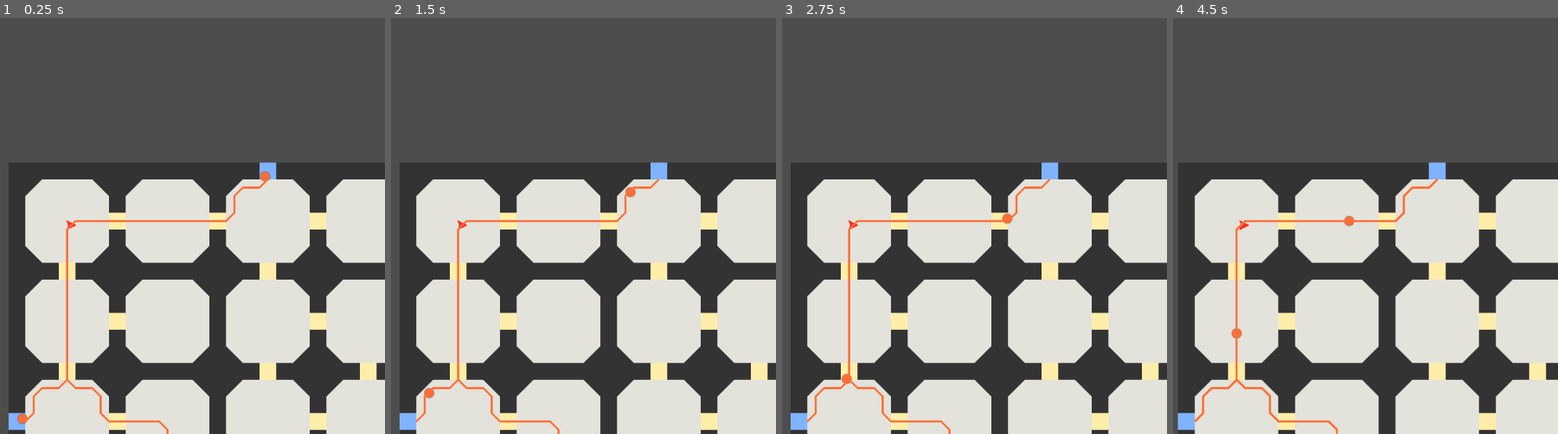
Above: before the commit, frames 1-4 (left to right).
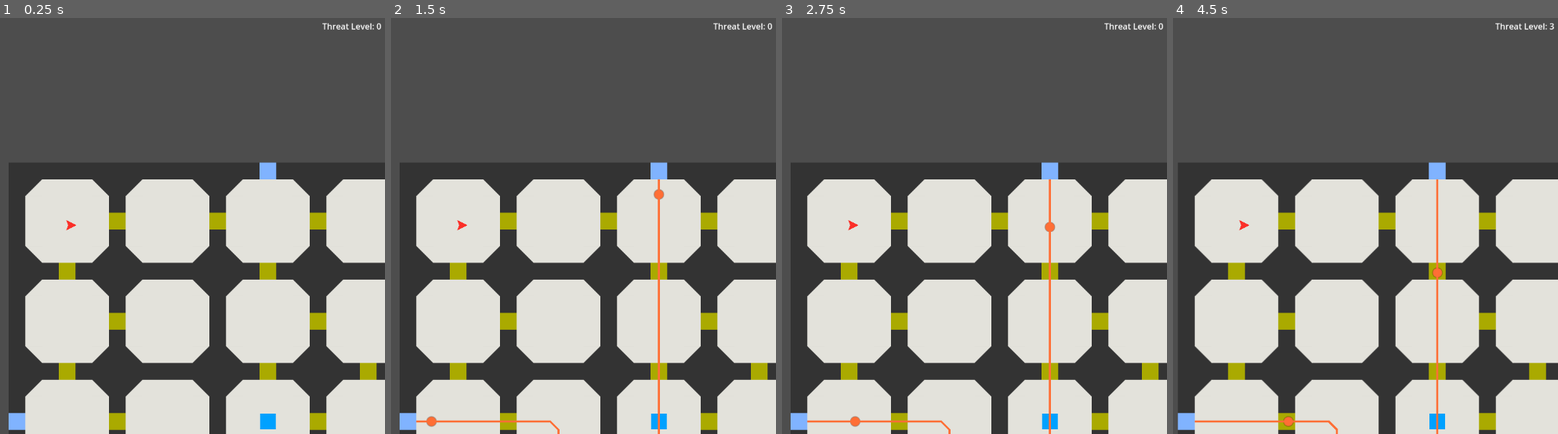
Above: after the commit, the same moments.

Repository: hyearchom/intruder-alert
Game: Godot game, scene res://hra.tscn
Two runs of this game, one before a commit and one after it. Both use one fixed random seed, a clock stepped at 60 frames per second and the inputs below.
Inputs:
- Up to frame 1 (0.25 s): no input
- Up to frame 2 (1.5 s): tap Enter (noc, bound only after the commit) at 0.5, 0.6 s; tap E (polozit, bound only after the commit) at 0.8, 1.35 s
- Up to frame 3 (2.75 s): tap Q (zvednout, bound only after the commit) at 1.55, 2.1 s; tap Enter (noc, bound only after the commit) at 2.3 s
- Up to frame 4 (4.5 s): tap A (doleva) at 2.85 s; tap E (polozit, bound only after the commit) at 3.05 s; tap D (doprava) at 3.6 s; tap Q (zvednout, bound only after the commit) at 3.8 s; tap W (dopredu) at 4.35 s

The runs differ from the first frame. In frame 1, 3.4% of the frame differs, in the area x 4-99%, y 1-100%; in frame 2, 3.8%; in frame 3, 3.7%; in frame 4, 3.9%, in the area x 5-99%, y 1-100%.

Commit message:
Pridany predmety, pocitani skore
- pridam cilovy predmet pro hledani soupere
- dvere nyni rozpoznaji pruchod soupere

- potreba vylepsit navigaci v uzkych prostorach

Diff:
--- a/Hrac.gd
+++ b/Hrac.gd
@@ -1,9 +1,22 @@
 extends CharacterBody2D
+
+signal predmet_zvednut
+signal predmet_polozen
+signal noc_zacala
 
 const RYCHLOST_CHUZE: float = 100.0
 const VELIKOST_OTACENI: float = 4
 
+var inventar: Array
+
+@onready var Celo: Marker2D = $Celo
+
 func _physics_process(_delta: float) -> void:
+	ovladani_pohybu()
+	move_and_slide()
+
+
+func ovladani_pohybu() -> void:
 	var smer_otaceni := Input.get_axis("doleva", "doprava")
 	if smer_otaceni:
 		rotation_degrees += smer_otaceni *VELIKOST_OTACENI
@@ -15,4 +28,26 @@
 	else:
 		velocity = -smer_pohybu *RYCHLOST_CHUZE
 
-	move_and_slide()
+
+func _unhandled_input(event: InputEvent) -> void:
+	if event.is_action_released("zvednout"):
+		predmet_zvednut.emit()
+	elif event.is_action_released("polozit"):
+		predmet_polozen.emit(odebrat_predmet(), Celo.global_position)
+	if event.is_action_released("noc"):
+		noc_zacala.emit()
+
+func odebrat_predmet() -> String:
+	if not inventar:
+		push_warning('Inventář je prázdný')
+		return ''
+
+	var predmet = inventar[0]
+	predmet['mnozstvi'] -= 1
+	if predmet['mnozstvi'] == 0:
+		inventar.erase(predmet)
+	return predmet['nazev']
+
+
+func pridat_predmet(pojmenovani:String, pocet:=int(1)) -> void:
+	inventar.append({'nazev': pojmenovani, 'mnozstvi': pocet})
--- /dev/null
+++ b/Hrozba.gd
@@ -0,0 +1,13 @@
+extends VBoxContainer
+
+var uroven: int
+
+@onready var Pocet: Label = $Pocet
+
+func _ready() -> void:
+	zvysit_uroven(0)
+
+
+func zvysit_uroven(mira:=int(1)) -> void:
+	uroven += mira
+	Pocet.text = 'Threat Level: {0}'.format([str(uroven)])
--- a/Mapa.gd
+++ b/Mapa.gd
@@ -4,11 +4,10 @@
 
 
 func _ready() -> void:
-	vytvorit_mapu()
-	#await get_tree().process_frame
-	#print(ziskat_seznam_globalne(ziskat_vychody()))
+	_vytvorit_mapu()
 
-func vytvorit_mapu(rozmer_mapy:=Vector2i(5,5)) -> void:
+
+func _vytvorit_mapu(rozmer_mapy:=Vector2i(5,5)) -> void:
 	for x in range(rozmer_mapy.x):
 		for y in range(rozmer_mapy.y):
 			pridat_mistnost(Vector2i(x,y))
@@ -81,3 +80,7 @@
 func ziskat_seznam_globalne(souradnice:PackedVector2Array) -> PackedVector2Array:
 	var seznam := Array(souradnice)
 	return seznam.map(ziskat_globalne)
+
+
+func ziskat_stred() -> Vector2i:
+	return Prostory.get_used_rect().get_center()
--- a/Postavy.gd
+++ b/Postavy.gd
@@ -3,14 +3,25 @@
 const SOUPER = preload("res://souper.tscn")
 const CESTA = preload("res://cesta.tscn")
 
+var predmety = {
+	'sejf': preload("res://sejf.tscn"),
+	'dvere': preload("res://dvere.tscn"),
+}
+
 @export var Mapa: Node2D
+
+@onready var Hrac:= get_tree().get_first_node_in_group("hrac")
 
 
 func _ready() -> void:
-	nasadit_soupere(Mapa.ziskat_seznam_globalne(Mapa.ziskat_vychody()), 3)
+	Hrac.predmet_polozen.connect(nasadit_predmet)
+	nasadit_dvere(Mapa.ziskat_seznam_globalne(Mapa.ziskat_dvere()))
+	nasadit_predmet('sejf', Mapa.ziskat_globalne(Mapa.ziskat_stred()))
+	await Hrac.noc_zacala
+	nasadit_soupere(3, Mapa.ziskat_seznam_globalne(Mapa.ziskat_vychody()))
 
 
-func nasadit_soupere(souradnice:Array, pocet:int) -> void:
+func nasadit_soupere(pocet:int, souradnice:Array) -> void:
 	while souradnice.size() > pocet:
 		souradnice.pop_at(randi_range(0, souradnice.size()))
 	for pozice:Vector2i in souradnice:
@@ -22,3 +33,16 @@
 	var prvek := scena.instantiate()
 	add_child(prvek)
 	prvek.position = pozice
+
+
+func nasadit_predmet(nazev:StringName, pozice:Vector2i) -> void:
+	var predmet = predmety.get(nazev)
+	if predmet:
+		pridat_prvek(predmet, pozice)
+	else:
+		push_warning('Předmět není rozpoznám')
+
+
+func nasadit_dvere(souradnice:Array) -> void:
+	for pozice:Vector2i in souradnice:
+		nasadit_predmet('dvere', pozice)
--- /dev/null
+++ b/dvere.gd
@@ -0,0 +1,6 @@
+extends Area2D
+
+@onready var Hrozba := get_tree().get_first_node_in_group("hrozba")
+
+func _pruchod_soupere(_body: Node2D) -> void:
+	Hrozba.zvysit_uroven()
--- /dev/null
+++ b/dvere.tscn
@@ -0,0 +1,20 @@
+[gd_scene load_steps=3 format=3 uid="uid://etab0cdyyyss"]
+
+[ext_resource type="Script" path="res://dvere.gd" id="1_exd8j"]
+
+[sub_resource type="RectangleShape2D" id="RectangleShape2D_lmnnj"]
+size = Vector2(32, 32)
+
+[node name="Dvere" type="Area2D" groups=["dvere"]]
+collision_layer = 0
+collision_mask = 32
+script = ExtResource("1_exd8j")
+
+[node name="CollisionShape2D" type="CollisionShape2D" parent="."]
+shape = SubResource("RectangleShape2D_lmnnj")
+
+[node name="Polygon2D" type="Polygon2D" parent="."]
+color = Color(0.67, 0.67, 0, 1)
+polygon = PackedVector2Array(-16, -16, 16, -16, 16, 16, -16, 16)
+
+[connection signal="body_entered" from="." to="." method="_pruchod_soupere"]
--- a/hra.tscn
+++ b/hra.tscn
@@ -1,9 +1,10 @@
-[gd_scene load_steps=15 format=3 uid="uid://7u568nebn6mm"]
+[gd_scene load_steps=16 format=3 uid="uid://7u568nebn6mm"]
 
 [ext_resource type="Script" path="res://Mapa.gd" id="1_vvfrj"]
 [ext_resource type="Texture2D" uid="uid://h7pp2mrxpd0l" path="res://vzornik.svg" id="2_30wqy"]
 [ext_resource type="Script" path="res://Postavy.gd" id="3_3iflw"]
 [ext_resource type="Script" path="res://Hrac.gd" id="3_l0pdp"]
+[ext_resource type="Script" path="res://Hrozba.gd" id="5_51h2p"]
 
 [sub_resource type="TileMapPattern" id="TileMapPattern_eailf"]
 tile_data = PackedInt32Array(0, 262145, 0, 65536, 262145, 0, 131072, 262145, 0, 196608, 131073, 0, 262144, 262145, 0, 3 …(771 unchanged characters)…
@@ -45,6 +46,7 @@
 agent_radius = 0.0
 
 [sub_resource type="TileSetAtlasSource" id="TileSetAtlasSource_66erx"]
+resource_name = "Vzornik"
 texture = ExtResource("2_30wqy")
 texture_region_size = Vector2i(32, 32)
 3:0/0 = 0
@@ -117,23 +119,51 @@
 [node name="Prostory" type="TileMapLayer" parent="Mapa"]
 tile_set = SubResource("TileSet_sns41")
 
-[node name="Postavy" type="Node2D" parent="." node_paths=PackedStringArray("Mapa")]
+[node name="Objekty" type="Node2D" parent="." node_paths=PackedStringArray("Mapa")]
 z_index = 1
 z_as_relative = false
 script = ExtResource("3_3iflw")
 Mapa = NodePath("../Mapa")
 
-[node name="Hrac" type="CharacterBody2D" parent="Postavy" groups=["hrac"]]
+[node name="Hrac" type="CharacterBody2D" parent="Objekty" groups=["hrac"]]
+z_index = 99
+z_as_relative = false
 position = Vector2(120, 120)
+collision_layer = 16
 motion_mode = 1
 script = ExtResource("3_l0pdp")
 metadata/_edit_group_ = true
 
-[node name="Tvar" type="Polygon2D" parent="Postavy/Hrac"]
+[node name="Tvar" type="Polygon2D" parent="Objekty/Hrac"]
 color = Color(0.986548, 0.18811, 0.160212, 1)
 polygon = PackedVector2Array(-10, -10, 10, 0, -10, 10, -6, 0)
 
-[node name="Obrysy" type="CollisionShape2D" parent="Postavy/Hrac"]
+[node name="Obrysy" type="CollisionShape2D" parent="Objekty/Hrac"]
 shape = SubResource("CircleShape2D_gxw5k")
 
-[node name="Pohled" type="Camera2D" parent="Postavy/Hrac"]
+[node name="Pohled" type="Camera2D" parent="Objekty/Hrac"]
+
+[node name="Celo" type="Marker2D" parent="Objekty/Hrac"]
+position = Vector2(10, 0)
+
+[node name="Display" type="CanvasLayer" parent="."]
+
+[node name="Okraje" type="MarginContainer" parent="Display"]
+anchors_preset = 15
+anchor_right = 1.0
+anchor_bottom = 1.0
+grow_horizontal = 2
+grow_vertical = 2
+theme_override_constants/margin_left = 7
+theme_override_constants/margin_top = 7
+theme_override_constants/margin_right = 7
+theme_override_constants/margin_bottom = 7
+
+[node name="Hrozba" type="VBoxContainer" parent="Display/Okraje" groups=["hrozba"]]
+layout_mode = 2
+script = ExtResource("5_51h2p")
+
+[node name="Pocet" type="Label" parent="Display/Okraje/Hrozba"]
+layout_mode = 2
+text = "Test"
+horizontal_alignment = 2
--- /dev/null
+++ b/predmet.gd
@@ -0,0 +1,24 @@
+extends RigidBody2D
+
+@export var nazev: StringName
+
+@onready var Hrac := get_tree().get_first_node_in_group('hrac')
+@onready var Citlivost: Area2D = $Citlivost
+
+
+func _ready() -> void:
+	add_to_group(nazev)
+	#add_to_group('predmety')
+
+
+func _prichod_hrace(_body: Node2D) -> void:
+	Hrac.predmet_zvednut.connect(_zvednuti)
+
+
+func _odchod_hrace(_body: Node2D) -> void:
+	Hrac.predmet_zvednut.disconnect(_zvednuti)
+
+
+func _zvednuti() -> void:
+	Hrac.pridat_predmet(nazev)
+	queue_free()
--- a/project.godot
+++ b/project.godot
@@ -23,6 +23,8 @@
 [global_group]
 
 hrac=""
+dvere=""
+hrozba=""
 
 [input]
 
@@ -50,6 +52,21 @@
 , Object(InputEventKey,"resource_local_to_scene":false,"resource_name":"","device":-1,"window_id":0,"alt_pressed":false …(186 unchanged characters)…
 ]
 }
+zvednout={
+"deadzone": 0.5,
+"events": [Object(InputEventKey,"resource_local_to_scene":false,"resource_name":"","device":-1,"window_id":0,"alt_pressed":false,"shift_pressed":false,"ctrl_pressed":false,"meta_pressed":false,"pressed":false,"keycode":0,"physical_keycode":81,"key_label":0,"unicode":113,"location":0,"echo":false,"script":null)
+]
+}
+polozit={
+"deadzone": 0.5,
+"events": [Object(InputEventKey,"resource_local_to_scene":false,"resource_name":"","device":-1,"window_id":0,"alt_pressed":false,"shift_pressed":false,"ctrl_pressed":false,"meta_pressed":false,"pressed":false,"keycode":0,"physical_keycode":69,"key_label":0,"unicode":101,"location":0,"echo":false,"script":null)
+]
+}
+noc={
+"deadzone": 0.5,
+"events": [Object(InputEventKey,"resource_local_to_scene":false,"resource_name":"","device":-1,"window_id":0,"alt_pressed":false,"shift_pressed":false,"ctrl_pressed":false,"meta_pressed":false,"pressed":false,"keycode":0,"physical_keycode":4194309,"key_label":0,"unicode":0,"location":0,"echo":false,"script":null)
+]
+}
 
 [rendering]
 
--- /dev/null
+++ b/sejf.tscn
@@ -0,0 +1,31 @@
+[gd_scene load_steps=4 format=3 uid="uid://dibltixll7eq1"]
+
+[ext_resource type="Script" path="res://predmet.gd" id="1_cjoo1"]
+
+[sub_resource type="RectangleShape2D" id="RectangleShape2D_fcusf"]
+
+[sub_resource type="RectangleShape2D" id="RectangleShape2D_puspb"]
+size = Vector2(60, 60)
+
+[node name="Sejf" type="RigidBody2D"]
+position = Vector2(500, 500)
+gravity_scale = 0.0
+script = ExtResource("1_cjoo1")
+nazev = &"sejf"
+
+[node name="Tvar" type="Polygon2D" parent="."]
+color = Color(0, 0.633333, 1, 1)
+polygon = PackedVector2Array(-15, -15, -15, 15, 15, 15, 15, -15)
+
+[node name="Obrys" type="CollisionShape2D" parent="."]
+shape = SubResource("RectangleShape2D_fcusf")
+
+[node name="Citlivost" type="Area2D" parent="."]
+collision_layer = 0
+collision_mask = 16
+
+[node name="Dosah" type="CollisionShape2D" parent="Citlivost"]
+shape = SubResource("RectangleShape2D_puspb")
+
+[connection signal="body_entered" from="Citlivost" to="." method="_prichod_hrace"]
+[connection signal="body_exited" from="Citlivost" to="." method="_odchod_hrace"]
--- a/souper.gd
+++ b/souper.gd
@@ -6,9 +6,10 @@
 var cil_trasy: Vector2i
 var bod_trasy: int
 var trasa: Array
-
 @onready var navigacni_pole := get_world_2d().get_navigation_map()
 @onready var oznaceni :=  ziskat_oznaceni()
+
+@onready var Hrac:= get_tree().get_first_node_in_group("hrac")
 
 func ziskat_cestu(cil:Vector2i) -> PackedVector2Array:
 	var cesta := NavigationServer2D.map_get_path(
@@ -33,6 +34,12 @@
 	vykreslit_cestu()
 
 
+func urcit_cil() -> Vector2i:
+	var cil := get_tree().get_first_node_in_group("sejf")
+	if not cil:
+		cil = Hrac
+	return cil.global_position
+
 func vykreslit_cestu() -> void:
 	var cesty := get_tree().get_nodes_in_group('cesty')
 	cesty[oznaceni].points = trasa
@@ -42,19 +49,19 @@
 	bod_trasy += 1
 	if bod_trasy > trasa.size() -1:
 		bod_trasy = 0
-		vypocitat_trasu(get_tree().get_first_node_in_group("hrac").position)
+		vypocitat_trasu(urcit_cil())
 	cil_trasy = trasa[bod_trasy]
-
 
 func priblizeni_k_cily(cil:Vector2i) -> bool:
 	var tolerance_priblizeni := 7
+	#print(global_position.distance_to(cil))
 	return global_position.distance_to(cil) < tolerance_priblizeni
 
 
 func _ready() -> void:
 	set_physics_process(false)
 	await get_tree().process_frame
-	vypocitat_trasu(get_tree().get_first_node_in_group("hrac").position)
+	vypocitat_trasu(urcit_cil())
 	dalsi_bod_cesty()
 	set_physics_process(true)
 
--- a/souper.tscn
+++ b/souper.tscn
@@ -18,7 +18,6 @@
 
 [node name="Souper" type="CharacterBody2D" groups=["souperi"]]
 collision_layer = 32
-collision_mask = 0
 motion_mode = 1
 script = ExtResource("1_d6mxi")
 metadata/_edit_group_ = true
Not shown, added: .gitattributes
Not shown, added: .gitignore
